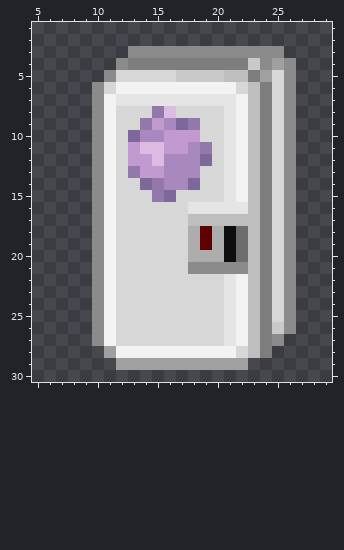
Pixel-art sprite, stored at PiazzaPanic1/PiazzaPanic1-main/assets/tilemaps/tiles/fridgeonion.png. That is the earlier state.
The file is 32x32 pixels. Colours within 5 levels of each other are drawn and written as one. Shown: x 5..29, y 1..30.
Now the later version:
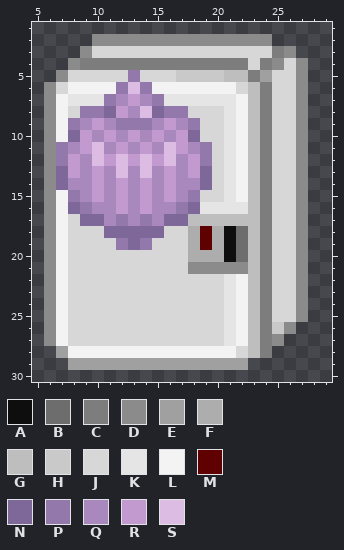
Palette (. is transparent): A #0e0e0e  B #6d6d6d  C #7d7d7d  D #8b8b8b  E #a0a0a0  F #adadad  G #bebebe  H #c9c9c9  J #d7d7d7  K #e5e5e5  L #f3f3f3  M #600101  N #7d6899  P #9278ab  Q #a988bd  R #c29acf  S #dcbce2
From old to new:
@@ x 5..29 @@
  1 .........................
- 2 .........................
- 3 ........DDDDDDDDDDDDD....
- 4 .......DCCCCCCCCCCHDED...
- 5 ......DJJJJJHHHHGGCEJD...
- 6 .....DJLLLLLLLLLLJGCJD...
- 7 .....DLKKKKKKKKKKLGCJD...
- 8 .....DLJJJPSJJJJKLGCJD...
- 9 .....DLJJPRQNPJJKLGCJD...
-10 .....DLJNQQRRRJJKLGCJD...
-11 .....DLJRSSRRQPJKLGCJD...
-12 .....DLJRRSQQQNJKLGCJD...
-13 .....DLJPRRQQQJJKLGCJD...
-14 .....DLJJNPQQNJJKLGCJD...
-15 .....DLJJJPNJJJJKLGCJD...
-16 .....DLJJJJJJKKKKKGCJD...
-17 .....DLJJJJJJGGGGGGCJD...
-18 .....DLJJJJJJFMFABGCJD...
-19 .....DLJJJJJJFMFABGCJD...
-20 .....DLJJJJJJFFFABGCJD...
-21 .....DLJJJJJJDDDDDGCJD...
-22 .....DLJJJJJJJJJKLGCJD...
-23 .....DLJJJJJJJJJKLGCJD...
-24 .....DLJJJJJJJJJKLGCJD...
-25 .....DLJJJJJJJJJKLGCJD...
-26 .....DLJJJJJJJJJKLGCHD...
-27 .....DLJJJJJJJJJKLGCD....
-28 ......ELLLLLLLLLLJGC.....
-29 .......EEEEEEEEEEE.......
+ 2 .....DDDDDDDDDDDDDDD.....
+ 3 ....DJJJJJJJJJJJJJJJCD...
+ 4 ...DCCCCCCCCCCCCCCJCDJD..
+ 5 ..DJJJJJPJJJHHHHGGCEJJD..
+ 6 .DJLLLLPSPLLLLLLLJGCJJD..
+ 7 .DLKKKPQRQPKKKKKKLGCJJD..
+ 8 .DLJPPNRQSNPPJJJKLGCJJD..
+ 9 .DLPQRQPPPQRQPJJKLGCJJD..
+10 .DLNRQRQRQRQRNJJKLGCJJD..
+11 .DPQRSQRQRQSRQPJKLGCJJD..
+12 .DPRQSRSRSRSQRPJKLGCJJD..
+13 .DNRQRQSQSQRQRNJKLGCJJD..
+14 .DNQQRQRQRQRQQNJKLGCJJD..
+15 .DLPQRQRQRQRQPJJKLGCJJD..
+16 .DLNPQQRQRQQPNKKKKGCJJD..
+17 .DLJNNQPQPQNNGGGGGGCJJD..
+18 .DLJJJNNNNNJJFMFABGCJJD..
+19 .DLJJJJPNPJJJFMFABGCJJD..
+20 .DLJJJJJJJJJJFFFABGCJJD..
+21 .DLJJJJJJJJJJDDDDDGCJJD..
+22 .DLJJJJJJJJJJJJJKLGCJJD..
+23 .DLJJJJJJJJJJJJJKLGCJJD..
+24 .DLJJJJJJJJJJJJJKLGCJJD..
+25 .DLJJJJJJJJJJJJJKLGCJJD..
+26 .DLJJJJJJJJJJJJJKLGCHD...
+27 .DLJJJJJJJJJJJJJKLGCD....
+28 ..ELLLLLLLLLLLLLLJGC.....
+29 ...EEEEEEEEEEEEEEE.......
 30 .........................
Pixel boxes of the changes (left, top, right, bottom) in both pictures:
changed: (44, 34, 308, 370)
